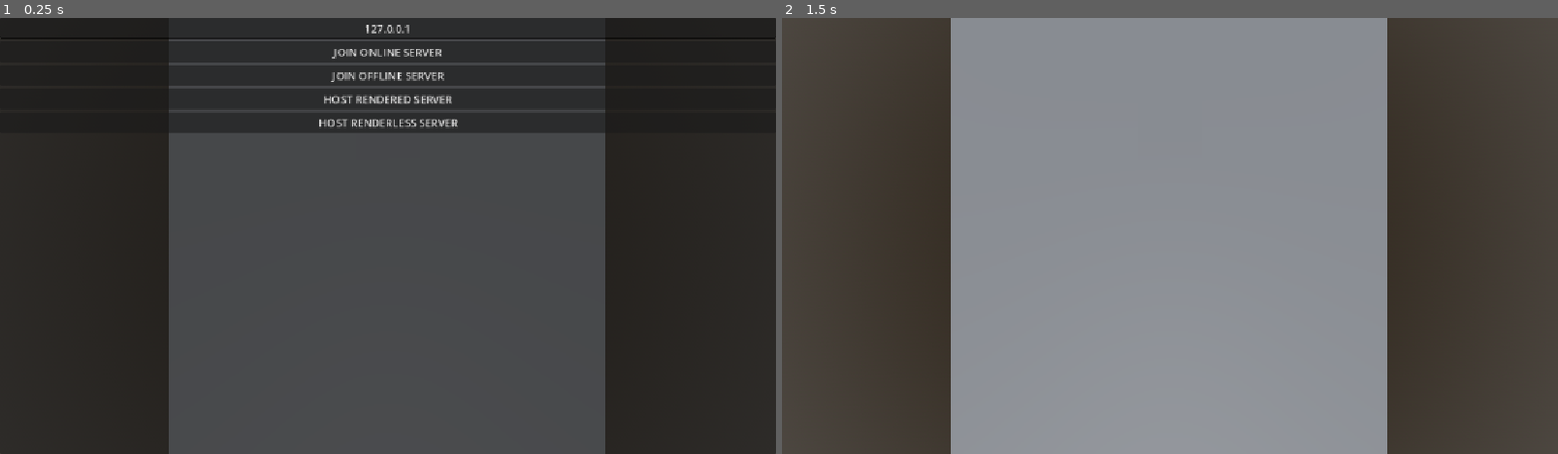
Above: before the commit, frames 1-2 (left to right).
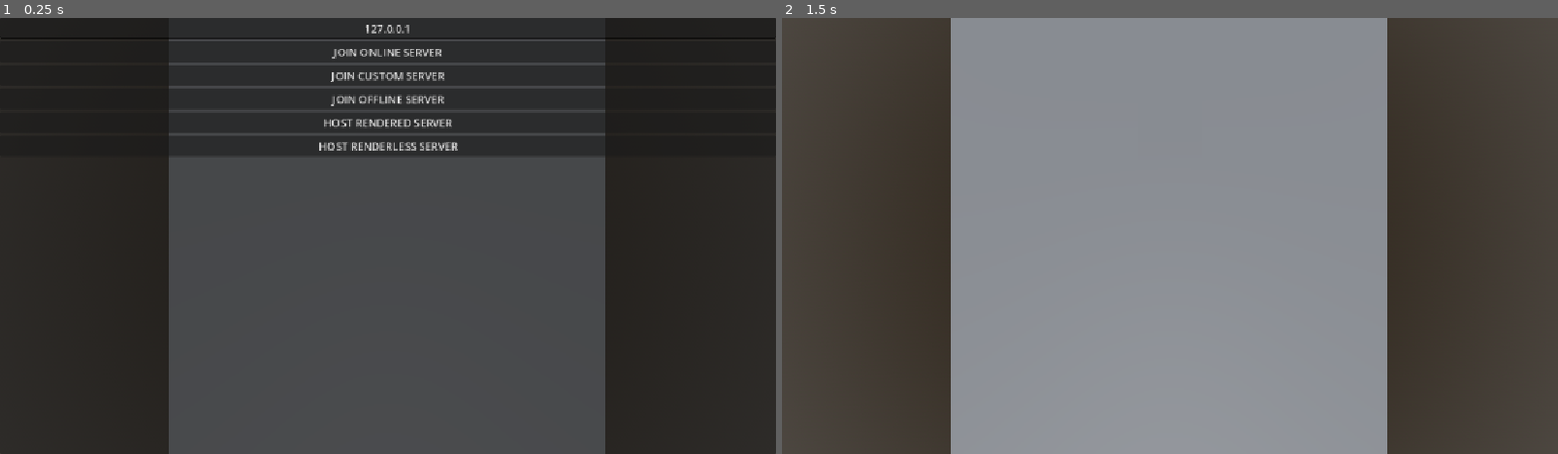
Above: after the commit, the same moments.

Repository: burvy/halcyon
Game: Godot game, scene res://scenes/main.tscn
The game is run twice, just before and just after one commit, with the same random seed, the same clock (stepped at 60 frames per second) and the same inputs.
Inputs (mouse positions are in pixels of both pictures, inside the frame that each line leads up to):
- Up to frame 1 (0.25 s): no input
- Up to frame 2 (1.5 s): click (1170, 74) at 0.5 s, where only the run after the commit has a clickable "JOIN CUSTOM SERVER"; tap Enter at 1.25 s; move the mouse to (1340, 214) at 1.27 s; press the mouse at (1340, 214) at 1.28 s; hold D (east) from 1.28 s (still down)

The runs differ from the first frame. In frame 1, 3.0% of the frame differs, in the area x 21-78%, y 12-32%; in frame 2, nothing differs.

Commit message:
feat: error logging

Diff:
--- a/scenes/main.tscn
+++ b/scenes/main.tscn
@@ -47,6 +47,10 @@
 layout_mode = 2
 text = "JOIN ONLINE SERVER"
 
+[node name="JoinOnlineCustom" type="Button" parent="UI/MenuContainer/Menu" unique_id=218398715]
+layout_mode = 2
+text = "JOIN CUSTOM SERVER"
+
 [node name="JoinOffline" type="Button" parent="UI/MenuContainer/Menu" unique_id=1414306069]
 layout_mode = 2
 text = "JOIN OFFLINE SERVER"
@@ -60,6 +64,7 @@
 text = "HOST RENDERLESS SERVER"
 
 [connection signal="pressed" from="UI/MenuContainer/Menu/JoinOnline" to="." method="_on_join_online_pressed"]
+[connection signal="pressed" from="UI/MenuContainer/Menu/JoinOnlineCustom" to="." method="_on_join_online_custom_pressed"]
 [connection signal="pressed" from="UI/MenuContainer/Menu/JoinOffline" to="." method="_on_join_offline_pressed"]
 [connection signal="pressed" from="UI/MenuContainer/Menu/HostRendered" to="." method="_on_host_rendered_pressed"]
 [connection signal="pressed" from="UI/MenuContainer/Menu/HostRenderless" to="." method="_on_host_renderless_pressed"]
--- a/scripts/main.gd
+++ b/scripts/main.gd
@@ -69,13 +69,19 @@
 ## host the game but renderless for websocket and performance
 func host_game_renderless() -> void:
 	var key: CryptoKey = CryptoKey.new()
-	key.load(CERT_DIR + "/webtrans.burvy.dev-key.pem")
+	var key_err: Error = key.load(CERT_DIR + "/webtrans.burvy.dev-key.pem")
+	print("key load ", error_string(key_err))
+
 	var cert: X509Certificate = X509Certificate.new()
-	cert.load(CERT_DIR + "/webtrans.burvy.dev-chain.pem")
+	var cert_err: Error = cert.load(CERT_DIR + "/webtrans.burvy.dev-chain.pem")
+	print("cert load: ", error_string(cert_err))
+
 	var tls_options: TLSOptions = TLSOptions.server(key, cert)
 
 	var peer: WebSocketMultiplayerPeer = WebSocketMultiplayerPeer.new()
-	peer.create_server(WS_PORT, "*", tls_options)
+	var server_err: Error = peer.create_server(WS_PORT, "*", tls_options)
+	print("server load ", error_string(server_err))
+
 	multiplayer.multiplayer_peer = peer
 
 
